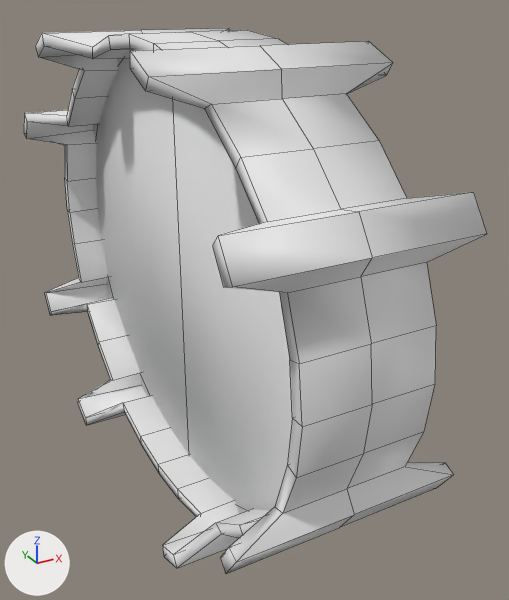
Renders of the Blender file Blender/Checkpoint Ring.blend from each side of a commit.
Both versions are drawn from a camera (50 mm lens) standing at (-4.78, -10.73, 6.01) and looking at (0.77, -0.65, 0.97). Lighting does not change. The marker at lower left points along +X, +Y and +Z. Mesh edges are drawn as thin lines.

The first picture shows 'track1.001', 'track1.003'.
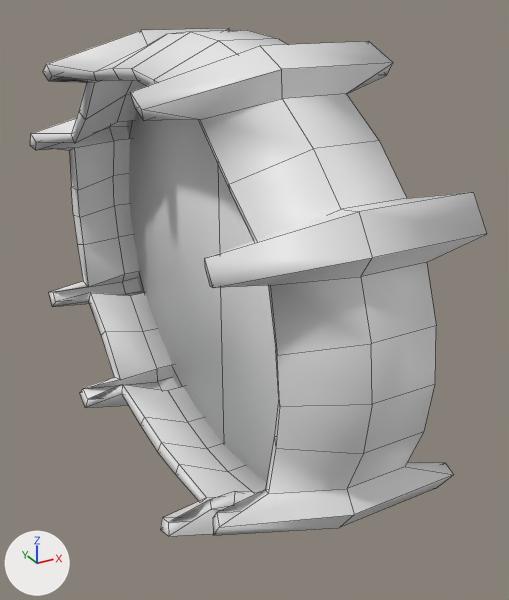
Commit message: Added more directionality to Checkpoint Ring

Where the change shows, as pixel boxes (x1, y1, x2, y2) in the pictures (509 x 600 px; the box of a moved part takes in the faces that stretch with it):
```json
{"object": "track1.003", "change": "reshaped", "before": [24, 28, 487, 574], "after": [30, 28, 487, 536], "on screen": "7% shorter"}
{"object": "track1.001", "change": "moved, modifiers changed", "before": [93, 57, 292, 514], "after": [127, 111, 279, 482]}
{"part": 1, "of": "me_plane_009", "change": "moved or reshaped", "before": [24, 30, 372, 574], "after": [30, 31, 372, 536]}
```

Edits to the scene script, one JSON object a line:
```json
{"block": "me_plane_009", "where": "me_plane_009.from_pydata(...)  # 75 vertices, 48 faces; spans x -1.77..1.77, y 0.0..5.0, z -2.58..5.42"}
{"block": "me_plane_009", "where": "# used by ob_track1_003; location = (0.0, 0.0, 0.0)"}
{"block": "me_plane_009", "change": "me_plane_009 part 1: 25 of 75 vertices moved; they spanned x -1.77..-1.0, y 0.0..5.0, z -2.58..5.42 and now span x -1.77..-1.0, y 0.0..4.5, z -2.08..4.92; mean shift (0.0, -0.25, 0.0); largest move (-1.0, 0.98, 5.34) -> (-1.0, 0.9, 4.85)"}
{"op": "set", "path": "ob_track1_001.location", "old": "(0.0, 0.0, 0.0)", "new": "(0.46, 0.0, 0.0)"}
{"block": "ob_track1_001", "where": "_m = ob_track1_001.modifiers.new('Solidify', 'SOLIDIFY')"}
{"op": "set", "path": "_m.thickness", "old": "0.71", "new": "0.1"}
```
